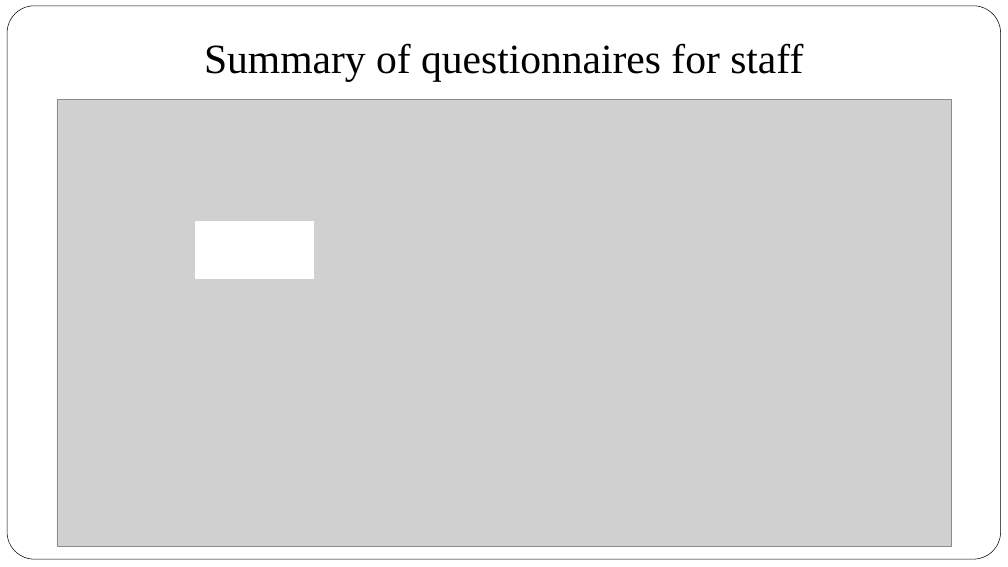
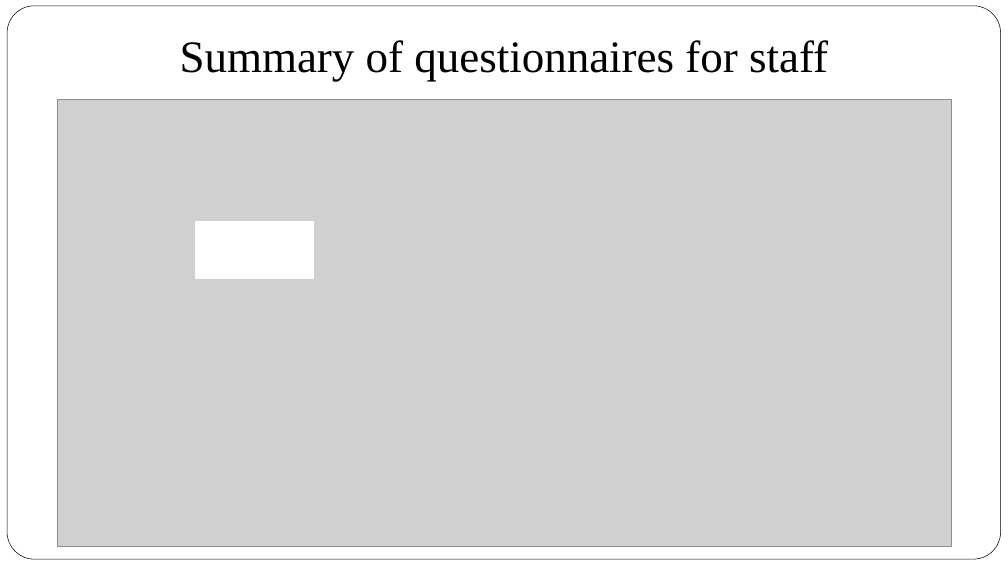
Before and after one commit to jyu1129/Library-System-IS-assignment, a slide deck: slide 10 of Final presentation/CaseStudy Final Presentation.pptx (slide 6 before the commit). Drawn at 1008x567 pixels with LibreOffice and Linux fonts; fonts in the diff are those of the drawing; grey boxes stand for pictures; background and template pictures are left out. Boxes give left, top, right and bottom in pixels: in the first picture for what was removed or moved away, otherwise in the second. Text is boxed around its words. In the diff, an @@ line names an element or a change of style, - is before the commit and + after.

Commit message:
Update final presentation

```diff
--- a/Final presentation/CaseStudy Final Presentation.pptx
+++ b/Final presentation/CaseStudy Final Presentation.pptx
@@ text "Summary of questionnaires for staff" at box(180, 40, 828, 81): size 39.6 to 42.9 pt @@
```
Also in this commit, not shown: 12 slides added, 3 other files.
